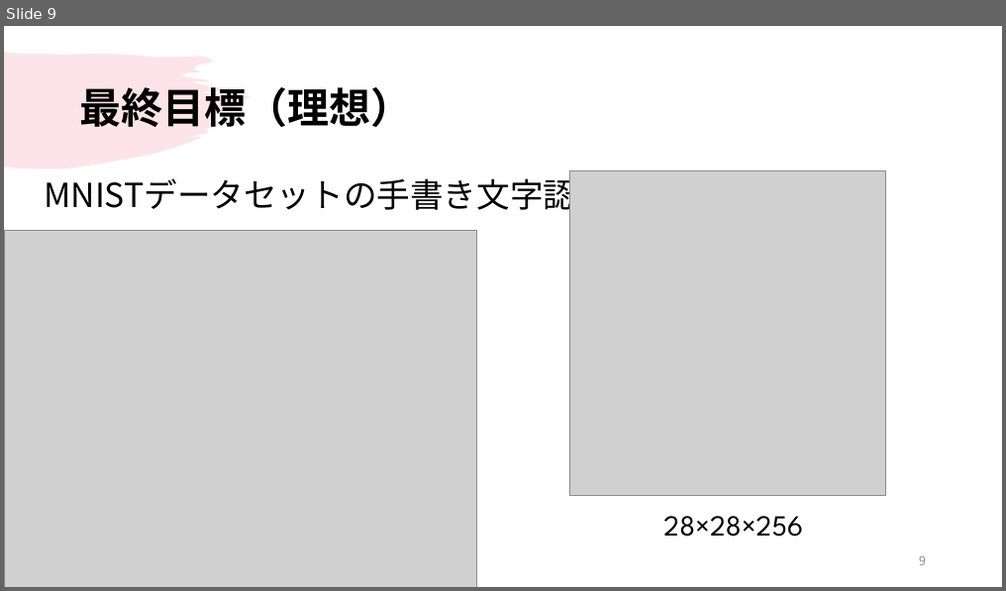
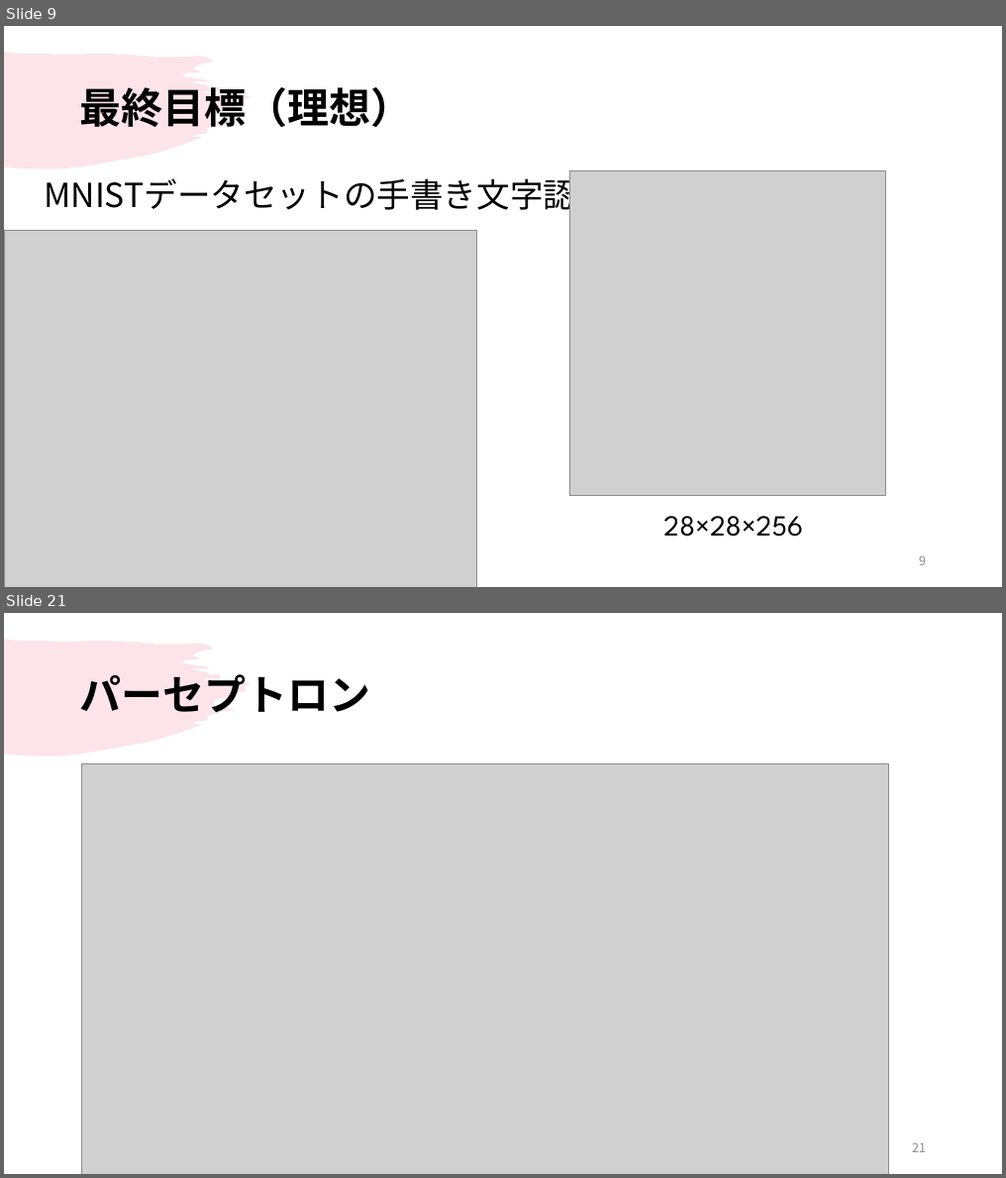
Before and after one commit to cijb-7724/neural-network-in-cpp, a slide deck: slide/hcnn.pptx. Shown one above the other, each under a label of ours: slide 9 before the commit, slides 9 and 21 after it; the slides between them are not shown. The pictures are 1006x591 and 1006x1178 pixels, drawn with LibreOffice and Linux fonts; fonts in the diff are those of the drawing; grey boxes stand for pictures. Boxes give left, top, right and bottom in pixels: in the first picture for what was removed or moved away, otherwise in the second. Text is boxed around its words. In the diff, an @@ line names an element or a change of style, - is before the commit and + after.

Commit message:
パーセプトロン完成

```diff
--- a/slide/hcnn.pptx
+++ b/slide/hcnn.pptx
@@ slide 21 added at (4,613,1002,1174), background #FFFFFF; not listed: 1 template element that a slide beside it also shows @@
@@ title added at (80,674,371,713), 40 pt, text #000000, bold @@
+パーセプトロン
@@ picture added at (81,764,889,1174) @@
@@ page number added at (912,1144,926,1153), 12 pt, text #8C8C8C @@
+21
```
Also in this commit, not shown: 3 slides changed, 13 other slides added.
